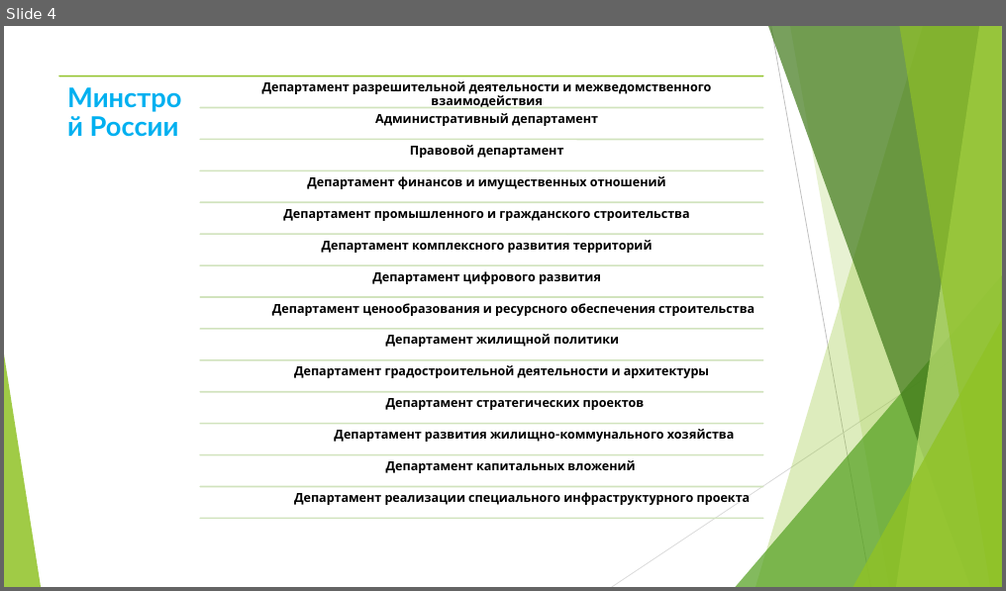
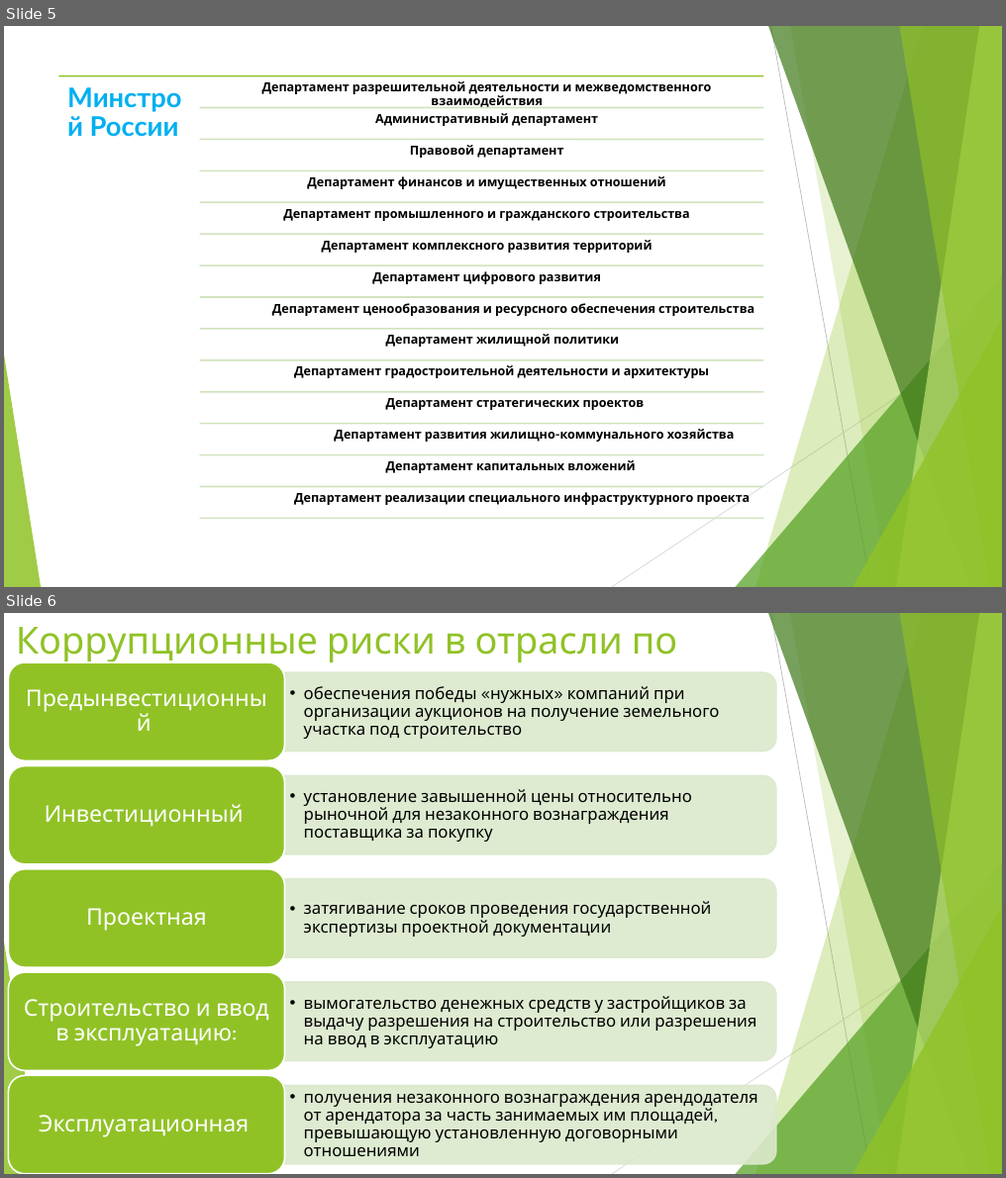
Before and after one commit to TupleTurtle/REU, a slide deck: Лукьянов.pptx. Shown one above the other, each under a label of ours: slide 4 before the commit, slides 5 and 6 after it. The pictures are 1006x591 and 1006x1178 pixels, drawn with LibreOffice and Linux fonts; fonts in the diff are those of the drawing. Boxes give left, top, right and bottom in pixels: in the first picture for what was removed or moved away, otherwise in the second. Text is boxed around its words. In the diff, an @@ line names an element or a change of style, - is before the commit and + after.

```diff
--- a/Лукьянов.pptx
+++ b/Лукьянов.pptx
@@ slide 6 added at box(4, 613, 1002, 1174), background #FFFFFF; not listed: 10 template elements that a slide beside it also shows @@
@@ title added at box(16, 627, 677, 709), 36 pt, text #90C226 @@
+Коррупционные риски в отрасли по этапам:
@@ group added at box(9, 663, 776, 1173): 10 texts, 5 round same rects, 5 rounded rectangles @@
+  • обеспечения победы «нужных» компаний при организации аукционов на получение земельного участка под строительство
+Предынвестиционный
+  • установление завышенной цены относительно рыночной для незаконного вознаграждения поставщика за покупку
+Инвестиционный
+  • затягивание сроков проведения государственной экспертизы проектной документации
+Проектная
+  • вымогательство денежных средств у застройщиков за выдачу разрешения на строительство или разрешения на ввод в эксплуатацию
+Строительство и ввод в эксплуатацию:
+  • получения незаконного вознаграждения арендодателя от арендатора за часть занимаемых им площадей, превышающую установленную договорными отношениями
+Эксплуатационная
@@ what was slide 4 is now slide 5 @@
```
Also in this commit, not shown: 1 slide changed, 2 other slides added.
